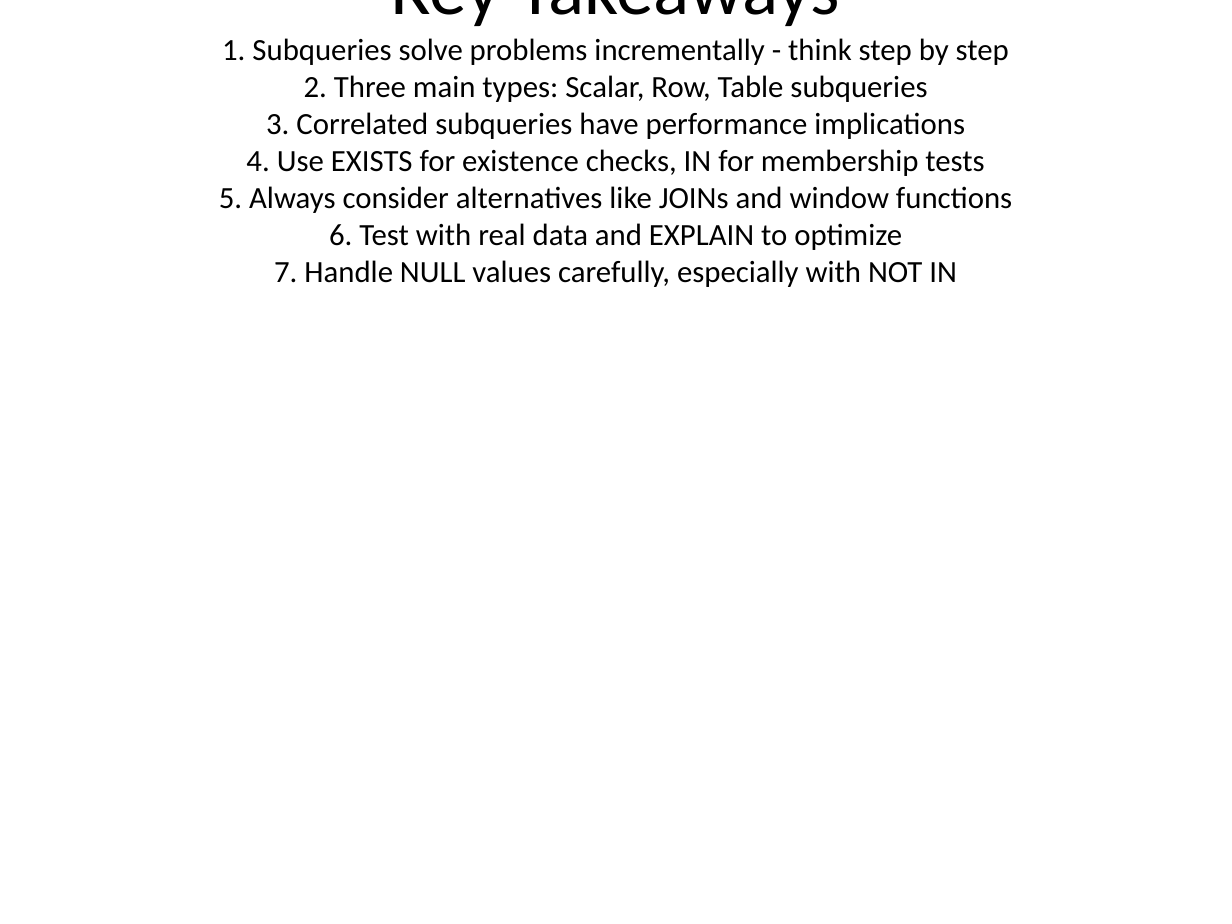
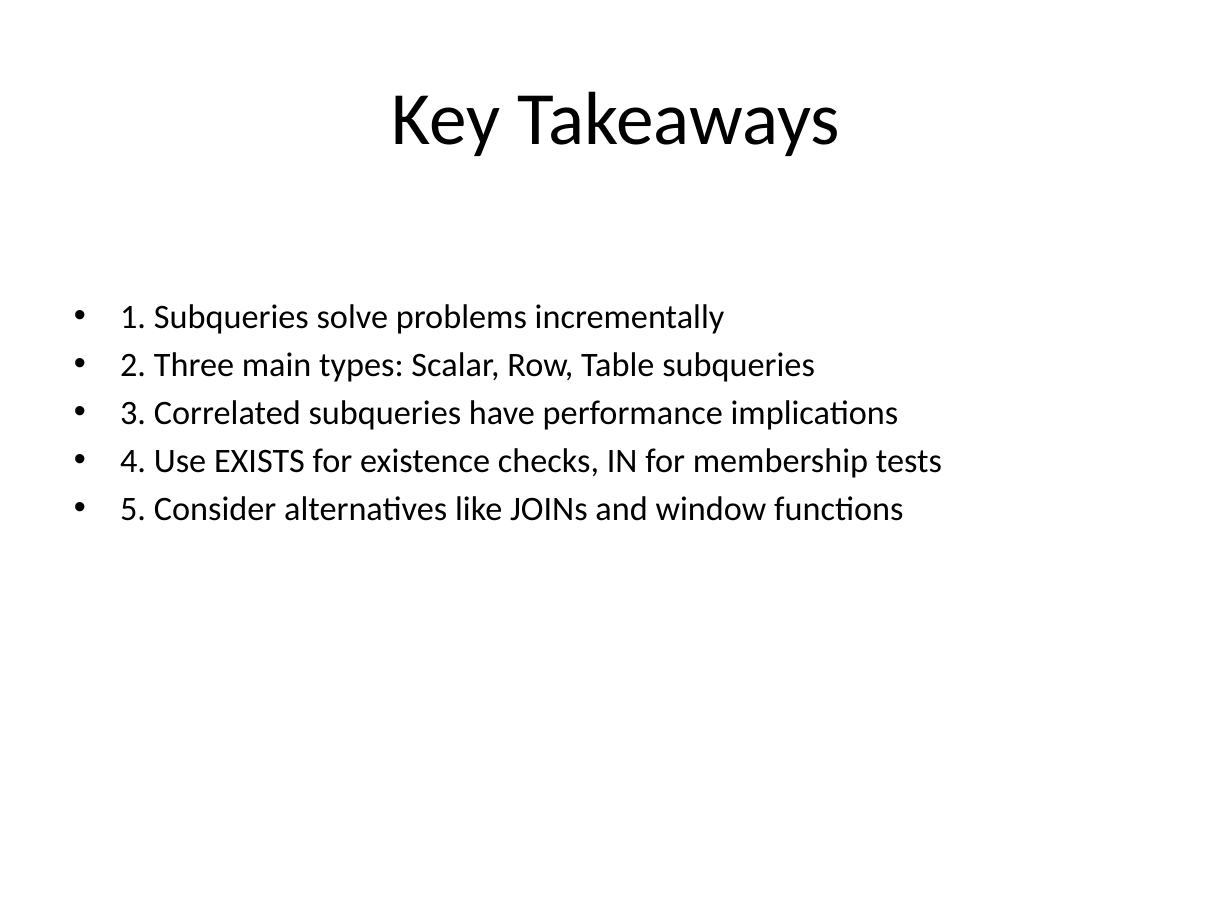
Before and after one commit to parth5012/cron-system, a slide deck: slide 15 of static/sql-subqueries-presentation/SQL_Subqueries_Presentation.pptx. Drawn at 1232x924 pixels with LibreOffice and Linux fonts; fonts in the diff are those of the drawing. Boxes give left, top, right and bottom in pixels: in the first picture for what was removed or moved away, otherwise in the second. Text is boxed around its words. In the diff, an @@ line names an element or a change of style, - is before the commit and + after.

Commit message:
Update SQL Subqueries PPTX with better formatting

```diff
--- a/static/sql-subqueries-presentation/SQL_Subqueries_Presentation.pptx
+++ b/static/sql-subqueries-presentation/SQL_Subqueries_Presentation.pptx
@@ title at <box>219,38,1012,287</box>: paragraph removed @@
-1. Subqueries solve problems incrementally - think step by step
-2. Three main types: Scalar, Row, Table subqueries
-3. Correlated subqueries have performance implications
-4. Use EXISTS for existence checks, IN for membership tests
-5. Always consider alternatives like JOINs and window functions
-6. Test with real data and EXPLAIN to optimize
-7. Handle NULL values carefully, especially with NOT IN
@@ text added at <box>120,304,942,521</box>, 20 pt, text #000000 @@
+• 1. Subqueries solve problems incrementally
+• 2. Three main types: Scalar, Row, Table subqueries
+• 3. Correlated subqueries have performance implications
+• 4. Use EXISTS for existence checks, IN for membership tests
+• 5. Consider alternatives like JOINs and window functions
```
Also in this commit, not shown: 14 other slides changed.
